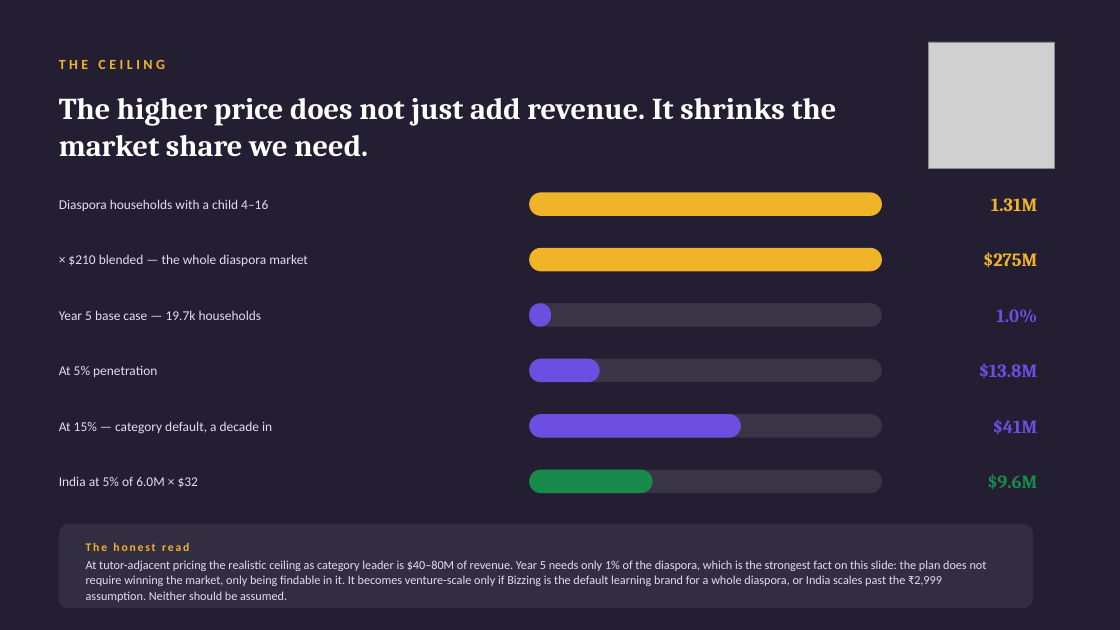
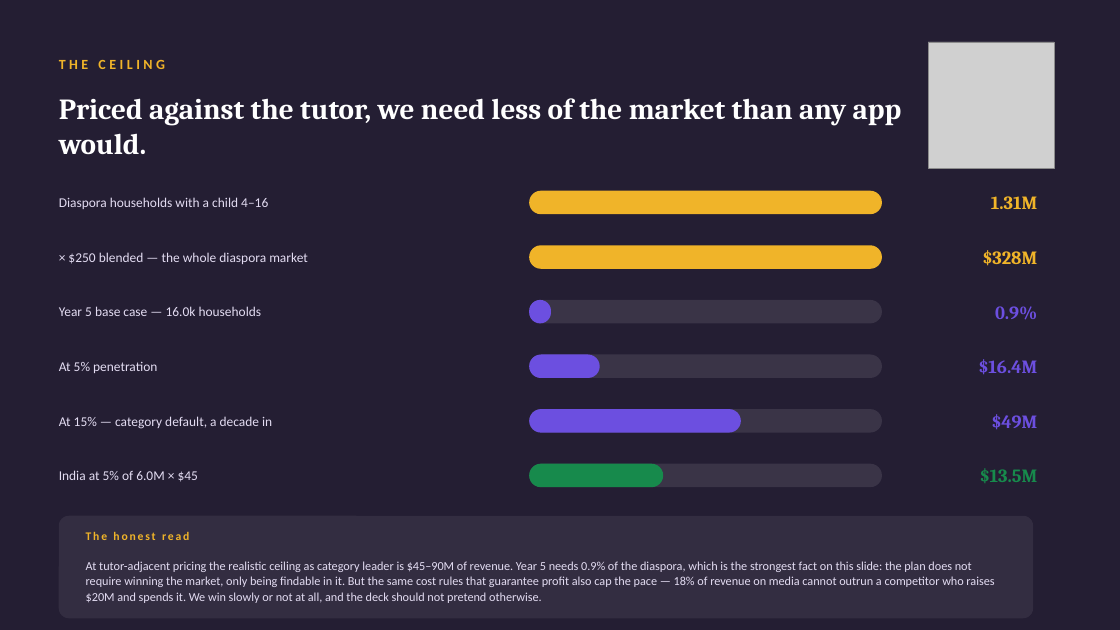
Before and after one commit to aayuvis/Bizzing-Bee, a slide deck: slide 38 of strategy/Bizzing-Strategy-Org.pptx (slide 36 before the commit). Drawn at 1120x630 pixels with LibreOffice and Linux fonts; fonts in the diff are those of the drawing; grey boxes stand for pictures. Boxes give left, top, right and bottom in pixels: in the first picture for what was removed or moved away, otherwise in the second. Text is boxed around its words. In the diff, an @@ line names an element or a change of style, - is before the commit and + after.

```diff
--- a/strategy/Bizzing-Strategy-Org.pptx
+++ b/strategy/Bizzing-Strategy-Org.pptx
@@ text at (x1=59, y1=98, x2=902, y2=154): text changed; size 26 to 25 pt @@
-The higher price does not just add revenue. It shrinks the market share we need.
+Priced against the tutor, we need less of the market than any app would.
@@ text at (x1=68, y1=252, x2=308, y2=264): text changed @@
-× $210 blended — the whole diaspora market
+× $250 blended — the whole diaspora market
@@ text at (x1=982, y1=250, x2=1037, y2=266): text changed @@
-$275M
+$328M
@@ text at (x1=59, y1=306, x2=262, y2=316): text changed @@
-Year 5 base case — 19.7k households
+Year 5 base case — 16.0k households
@@ text at (x1=995, y1=306, x2=1037, y2=320): text changed @@
-1.0%
+0.9%
@@ text at (x1=978, y1=359, x2=1037, y2=375): text changed @@
-$13.8M
+$16.4M
@@ text at (x1=991, y1=414, x2=1037, y2=430): text changed @@
-$41M
+$49M
@@ text at (x1=59, y1=470, x2=198, y2=482): text changed @@
-India at 5% of 6.0M × $32
+India at 5% of 6.0M × $45
@@ 7 rounded rectangles, 2 texts moved together from (x1=59, y1=303, x2=882, y2=493) to (x1=59, y1=300, x2=882, y2=487) @@
@@ rounded rectangle resized from (x1=529, y1=470, x2=653, y2=493) to (x1=529, y1=464, x2=664, y2=487) @@
@@ text at (x1=980, y1=468, x2=1038, y2=483): text changed @@
-$9.6M
+$13.5M
@@ rounded rectangle resized from (x1=59, y1=524, x2=1033, y2=608) to (x1=59, y1=516, x2=1033, y2=618) @@
@@ rounded rectangle at (x1=59, y1=516, x2=1033, y2=618): proportions changed @@
@@ text "The honest read" moved from (x1=86, y1=543, x2=189, y2=551) to (x1=86, y1=532, x2=189, y2=540) @@
@@ text at (x1=86, y1=561, x2=994, y2=603): text changed @@
-At tutor-adjacent pricing the realistic ceiling as category leader is $40–80M of revenue. Year 5 needs only 1% of the diaspora, which is the strongest fact on this slide: the plan does not require winning the market, only being findable in it. It becomes venture-scale only if Bizzing is the default learning brand for a whole diaspora, or India scales past the ₹2,999 assumption. Neither should be assumed.
+At tutor-adjacent pricing the realistic ceiling as category leader is $45–90M of revenue. Year 5 needs 0.9% of the diaspora, which is the strongest fact on this slide: the plan does not require winning the market, only being findable in it. But the same cost rules that guarantee profit also cap the pace — 18% of revenue on media cannot outrun a competitor who raises $20M and spends it. We win slowly or not at all, and the deck should not pretend otherwise.
```
Also in this commit, not shown: 5 other slides changed, 5 slides added, 3 slides removed, 2 other files.
